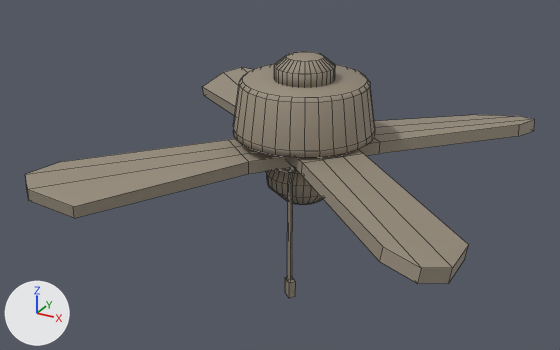
An edit to the FBX model BlindNight/Assets/Models/CeilingFan.fbx, drawn before and after from the same camera.
Rendered twice from a camera (50 mm lens) standing at (3.86, -8.85, 2.2) and looking at (2.16, -5.75, 0.65). Arrows for +X, +Y and +Z are at lower left; the lights stay in place. Mesh edges are drawn as thin lines. Where no turn or scale is listed for an object, it has been applied to the vertices.

Before the edit, the objects in view are built like this:
```python
me_ceilingfan_mesh = bpy.data.meshes.new('CeilingFan_Mesh')
me_ceilingfan_mesh.from_pydata(...)  # 472 vertices, 374 faces; spans x -1.0..1.01, y -1.01..1.0, z -0.97..0.22
me_ceilingfan_mesh.materials.append(mat_ceilingfan_m)  # brown #978c7c
# before: 409 (0.59, 0.99, -0.27) at pixel (477, 114), 411 (0.87, 0.76, -0.21) at pixel (519, 124), 426 (0.82, 1.0, -0.24) at pixel (520, 116), 427 (0.91, 0.91, -0.22) at pixel (534, 119)
# before: 413 (-0.87, -0.76, -0.21) at pixel (60, 161), 415 (-0.59, -0.99, -0.27) at pixel (73, 206), 430 (-0.83, -1.01, -0.24) at pixel (26, 189), 431 (-0.92, -0.93, -0.22) at pixel (25, 174)
# before: 441 (-0.99, 0.59, -0.23) at pixel (202, 86), 443 (-0.76, 0.87, -0.17), 458 (-1.0, 0.82, -0.2) at pixel (223, 72), 459 (-0.91, 0.91, -0.18) at pixel (241, 67)
# before: 445 (0.76, -0.87, -0.17) at pixel (383, 246), 447 (0.99, -0.59, -0.23) at pixel (468, 244), 462 (1.01, -0.83, -0.2) at pixel (452, 267), 463 (0.93, -0.92, -0.18) at pixel (421, 268)
ob_ceilingfan = bpy.data.objects.new('CeilingFan', me_ceilingfan_mesh)
ob_ceilingfan.location = (2.253, -5.685, 1.023)
```
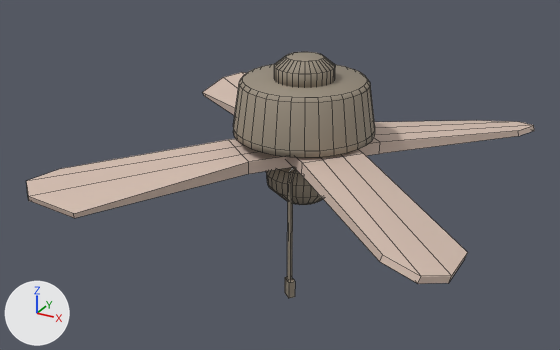
The newer file is also turned or shifted as a whole; pictures and numbers use the older file's frame.

What changed in the scene script:
```text
Add mat_ceilingfanmetal_m:
    mat_ceilingfanmetal_m = principled_material('CeilingFanMetal_M')
    mat_ceilingfanmetal_m.base_color = (0.662, 0.512, 0.432)  # beige #d5beb0
    mat_ceilingfanmetal_m.roughness = 0.69
Change me_ceilingfan_mesh:
    where me_ceilingfan_mesh.from_pydata(...)  # 472 vertices, 374 faces; spans x -1.0..1.01, y -1.01..1.0, z -0.97..0.22
    used by ob_ceilingfan; location = (2.253, -5.685, 1.023)
    me_ceilingfan_mesh part 1
    add for i in [409, 411, 426, 427]: me_ceilingfan_mesh.vertices[i].co += Vector((0.0, 0.0, -0.03))
    me_ceilingfan_mesh part 2
    add for i in [413, 415, 430, 431]: me_ceilingfan_mesh.vertices[i].co += Vector((0.0, 0.0, -0.03))
    me_ceilingfan_mesh part 3
    add for i in [441, 443, 458, 459]: me_ceilingfan_mesh.vertices[i].co += Vector((0.0, 0.0, -0.03))
    me_ceilingfan_mesh part 4
    add for i in [445, 447, 462, 463]: me_ceilingfan_mesh.vertices[i].co += Vector((0.0, 0.0, -0.03))
    me_ceilingfan_mesh part 5: all 16 faces centred in x -0.12..0.12, y -0.12..0.12, z -0.26..-0.16 switch from mat_ceilingfan_m (brown #978c7c) to mat_ceilingfanmetal_m (beige #d4beb0)
```

Pixel boxes (x1, y1, x2, y2) of what changed, in the pictures (560 x 350 px; the box of a moved part takes in the faces that stretch with it):
'CeilingFan', reshaped
    before: (25, 52, 535, 298)
    after: (26, 52, 534, 298)
part 1 of me_ceilingfan_mesh, moved or reshaped
    before: (374, 115, 535, 154)
    after: (374, 120, 534, 154)
part 2 of me_ceilingfan_mesh, moved or reshaped
    before: (25, 140, 249, 218)
    after: (26, 140, 249, 218)
part 3 of me_ceilingfan_mesh, moved or reshaped
    before: (202, 67, 253, 116)
    after: (203, 72, 246, 116)
part 4 of me_ceilingfan_mesh, moved or reshaped
    both: (302, 154, 468, 284)
part 5 of me_ceilingfan_mesh, recoloured
    both: (228, 138, 380, 175)
